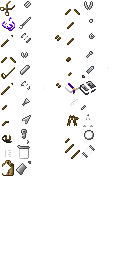
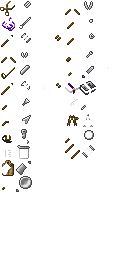
Two versions of the same layered image (128x256). Layer-by-layer changes:
painted on "Pasted Layer #4" over [2, 176, 32, 192]
